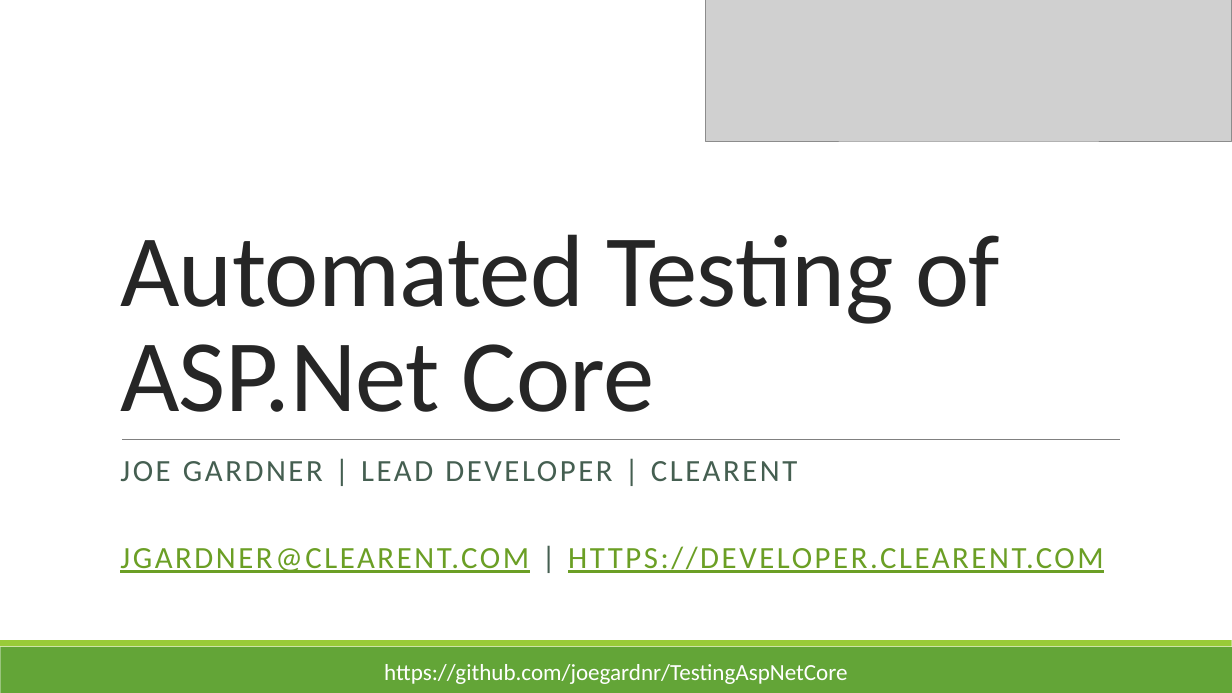
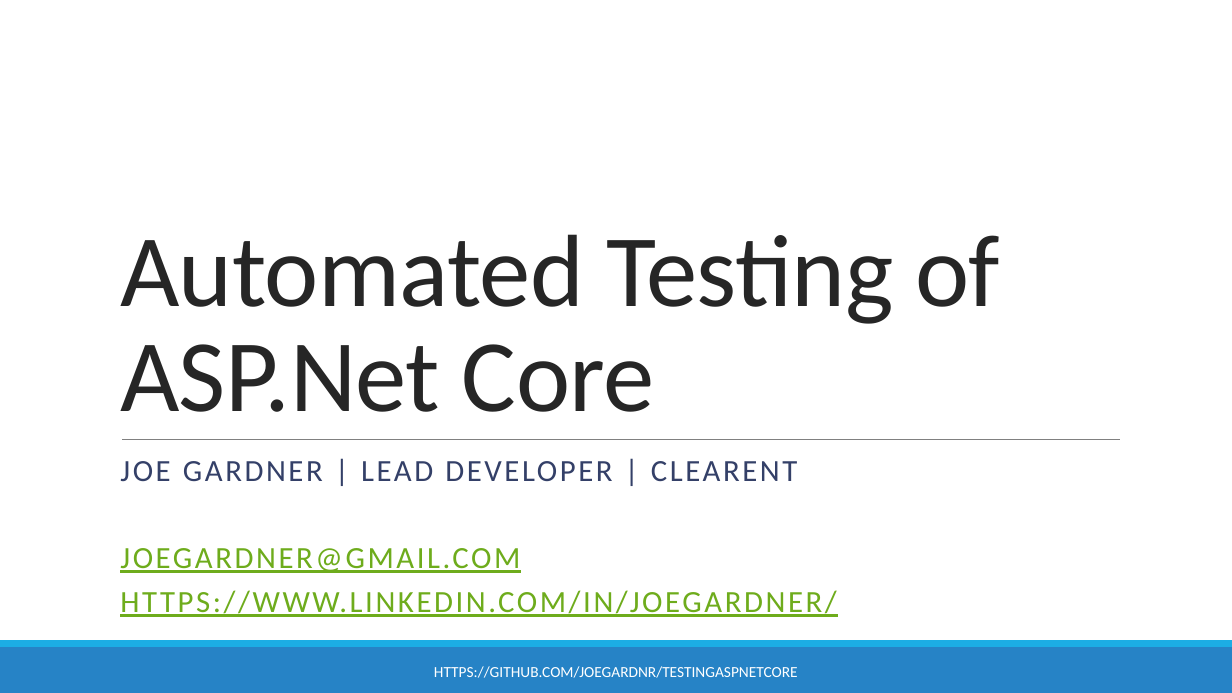
Before and after one commit to joegardnr/TestingAspNetCore, a slide deck: slide 1 of TestingASPNetCore.pptx. Drawn at 1232x693 pixels with LibreOffice and Linux fonts; fonts in the diff are those of the drawing; grey boxes stand for pictures. Boxes give left, top, right and bottom in pixels: in the first picture for what was removed or moved away, otherwise in the second. Text is boxed around its words. In the diff, an @@ line names an element or a change of style, - is before the commit and + after.

Commit message:
Update to ASP.Net Core 3.1

```diff
--- a/TestingASPNetCore.pptx
+++ b/TestingASPNetCore.pptx
@@ picture removed at <box>706,0,1232,141</box> @@
@@ subtitle at <box>120,461,798,481</box>: text colour #455F51 to #344068 in "JOE GARDNER | LEAD DEVELOPER | CLEARENT" @@
@@ subtitle at <box>120,548,836,617</box>: text changed; text colour #6B9F25 to #6EAC1C @@
-JGARDNER@CLEARENT.COM | HTTPS://DEVELOPER.CLEARENT.COM
+JOEGARDNER@GMAIL.COM
+HTTPS://WWW.LINKEDIN.COM/IN/JOEGARDNER/
@@ rectangle at <box>0,647,1232,693</box>: fill #63A537 to #2683C6 @@
@@ rectangle at <box>0,640,1232,647</box>: fill #99CB38 to #1CADE4 @@
@@ text at <box>434,666,798,678</box>: text changed; size 18 to 12 pt @@
-https://github.com/joegardnr/TestingAspNetCore
+HTTPS://GITHUB.COM/JOEGARDNR/TESTINGASPNETCORE
```
Also in this commit, not shown: 15 other slides changed, 6 other files.
